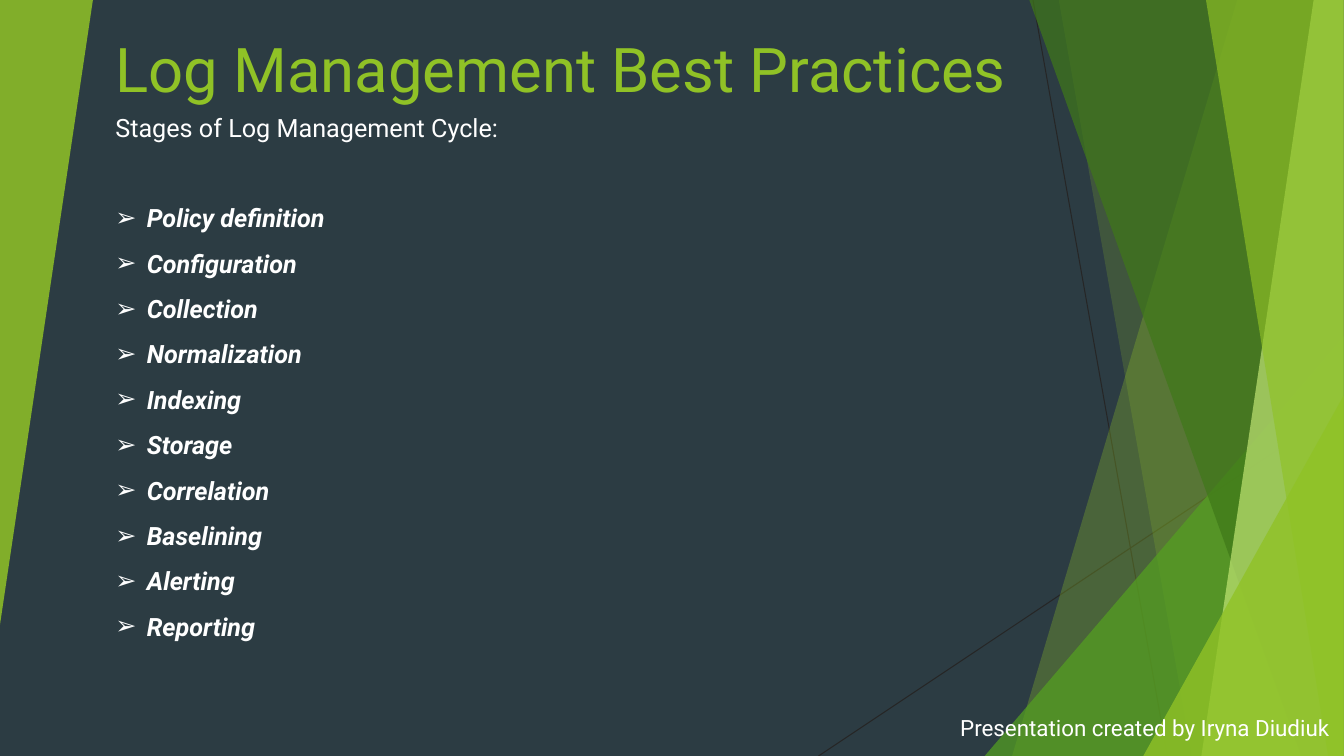
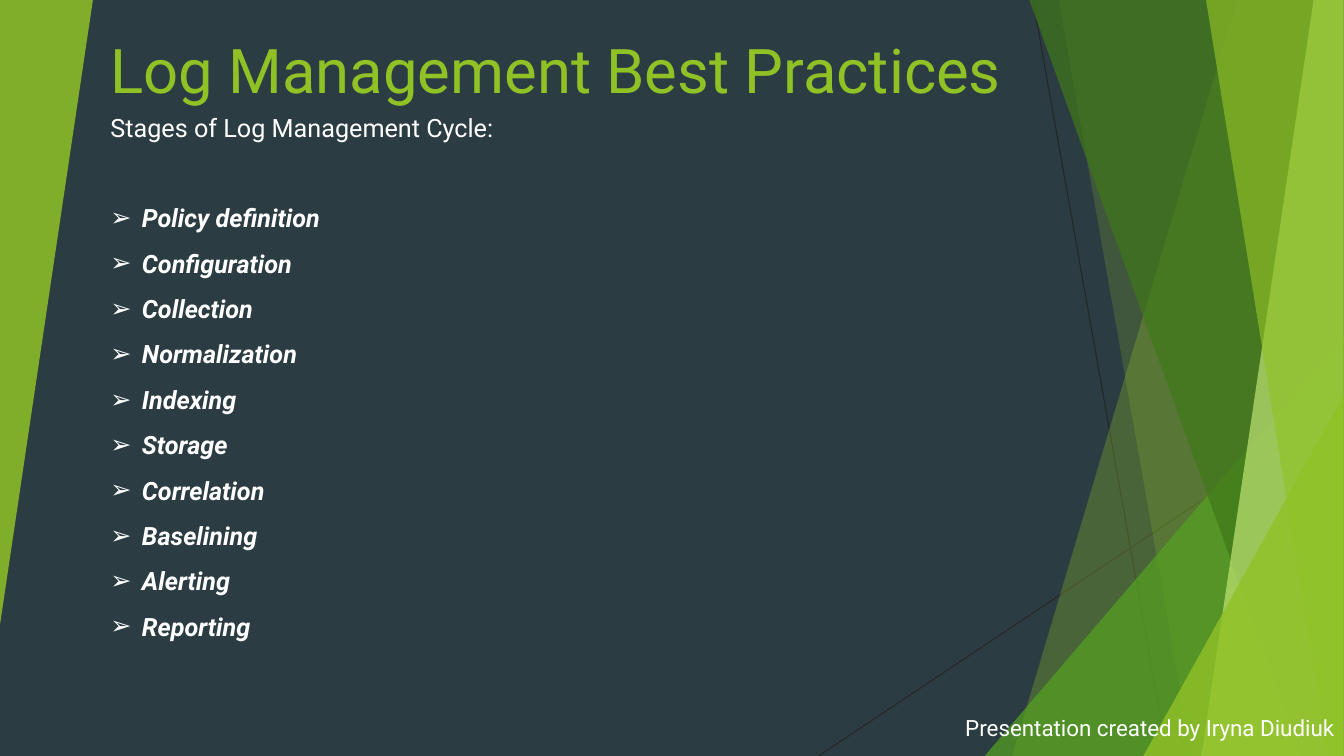
Before and after one commit to irynadiudiuk/Dev_Ops_Mentorship_Program, a slide deck: slide 4 of Logging_and_Monitoring.pptx. Drawn at 1344x756 pixels with LibreOffice and Linux fonts; fonts in the diff are those of the drawing. Boxes give left, top, right and bottom in pixels: in the first picture for what was removed or moved away, otherwise in the second. Text is boxed around its words. In the diff, an @@ line names an element or a change of style, - is before the commit and + after.

```diff
--- a/Logging_and_Monitoring.pptx
+++ b/Logging_and_Monitoring.pptx
@@ title "Log Management Best Practices" moved from (x1=116, y1=47, x2=1006, y2=105) to (x1=110, y1=48, x2=1001, y2=106) @@
@@ text "Stages of Log Management Cycle:" rewrapped from (x1=115, y1=118, x2=498, y2=642) to (x1=110, y1=118, x2=493, y2=596) @@
@@ triangle removed at (x1=985, y1=336, x2=1344, y2=756) @@
@@ freeform shape added at (x1=985, y1=336, x2=1344, y2=756), fill #54A021 at 72% opacity @@
@@ triangle removed at (x1=1143, y1=396, x2=1344, y2=756) @@
@@ freeform shape added at (x1=1143, y1=396, x2=1344, y2=756), fill #90C226 at 80% opacity @@
@@ subtitle "Presentation created by Iryna Diudiuk" moved from (x1=960, y1=715, x2=1329, y2=742) to (x1=965, y1=715, x2=1334, y2=742) @@
```
Also in this commit, not shown: 15 other slides changed, 1 slide removed.
